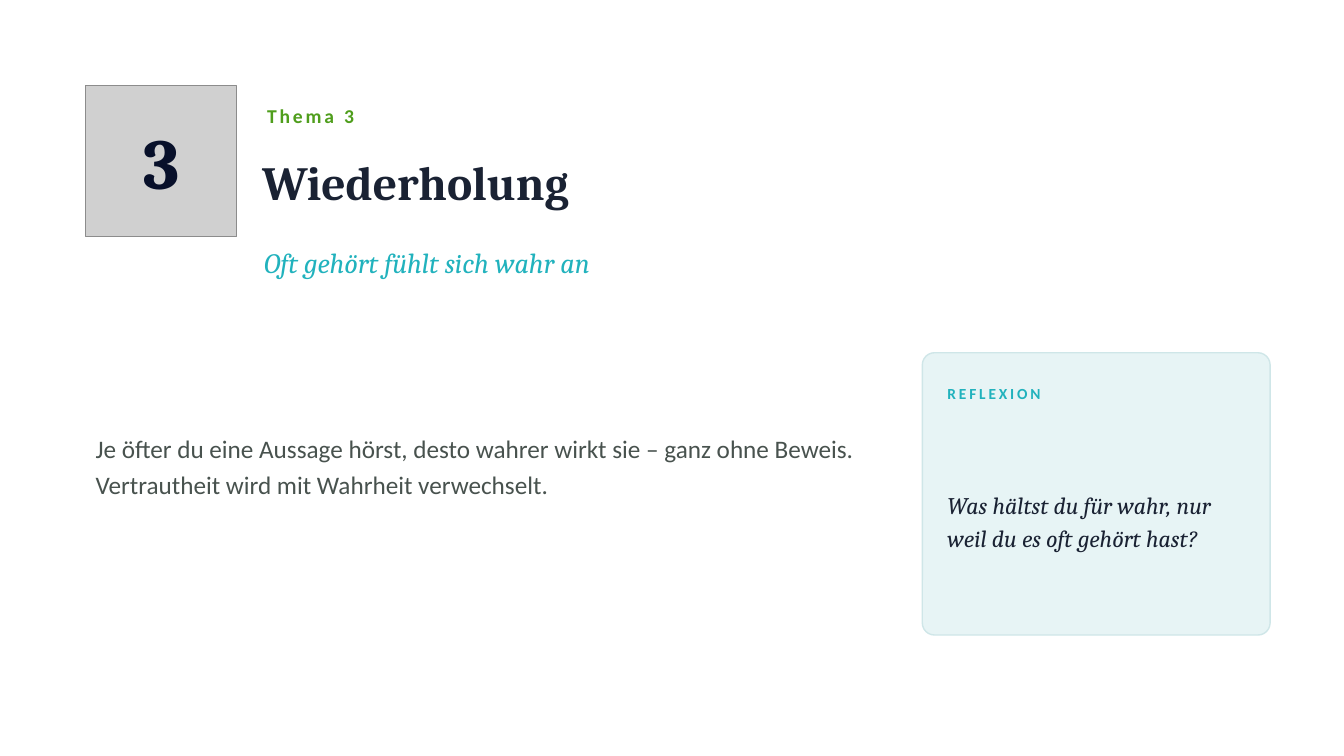
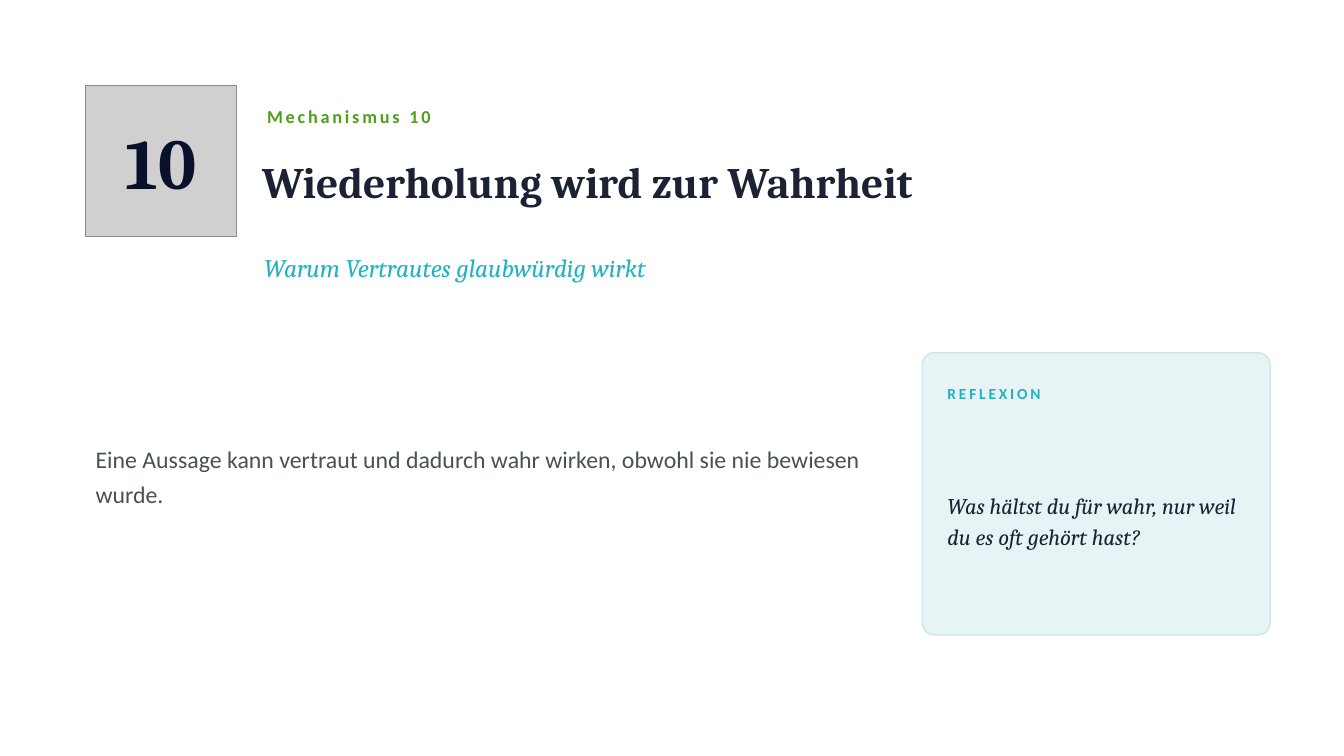
Before and after one commit to Heiko888/werdemeisterdeinergedanken, a slide deck: slide 18 of docs/workshop/mentale-selbstverteidigung/WMDG-Workshop-Mentale-Selbstverteidigung.pptx (slide 10 before the commit). Drawn at 1344x756 pixels with LibreOffice and Linux fonts; fonts in the diff are those of the drawing; grey boxes stand for pictures. Boxes give left, top, right and bottom in pixels: in the first picture for what was removed or moved away, otherwise in the second. Text is boxed around its words. In the diff, an @@ line names an element or a change of style, - is before the commit and + after.

```diff
--- a/docs/workshop/mentale-selbstverteidigung/WMDG-Workshop-Mentale-Selbstverteidigung.pptx
+++ b/docs/workshop/mentale-selbstverteidigung/WMDG-Workshop-Mentale-Selbstverteidigung.pptx
@@ text at [267,110,430,123]: text changed; size 14 to 13 pt @@
-Thema 3
+Mechanismus 10
@@ text at [126,140,197,190]: text changed @@
-3
+10
@@ text at [262,167,913,208]: text changed; size 34 to 31 pt @@
-Wiederholung
+Wiederholung wird zur Wahrheit
@@ text at [264,259,645,283]: text changed; size 20 to 18 pt @@
-Oft gehört fühlt sich wahr an
+Warum Vertrautes glaubwürdig wirkt
@@ text "Was hältst du für wahr, ..." at [947,498,1236,550]: size 17 to 16 pt @@
@@ text at [96,451,859,503]: text changed; size 18 to 17 pt @@
-Je öfter du eine Aussage hörst, desto wahrer wirkt sie – ganz ohne Beweis. Vertrautheit wird mit Wahrheit verwechselt.
+Eine Aussage kann vertraut und dadurch wahr wirken, obwohl sie nie bewiesen wurde.
```
Also in this commit, not shown: 8 other slides changed, 15 slides added, 5 slides removed, 3 other files.
